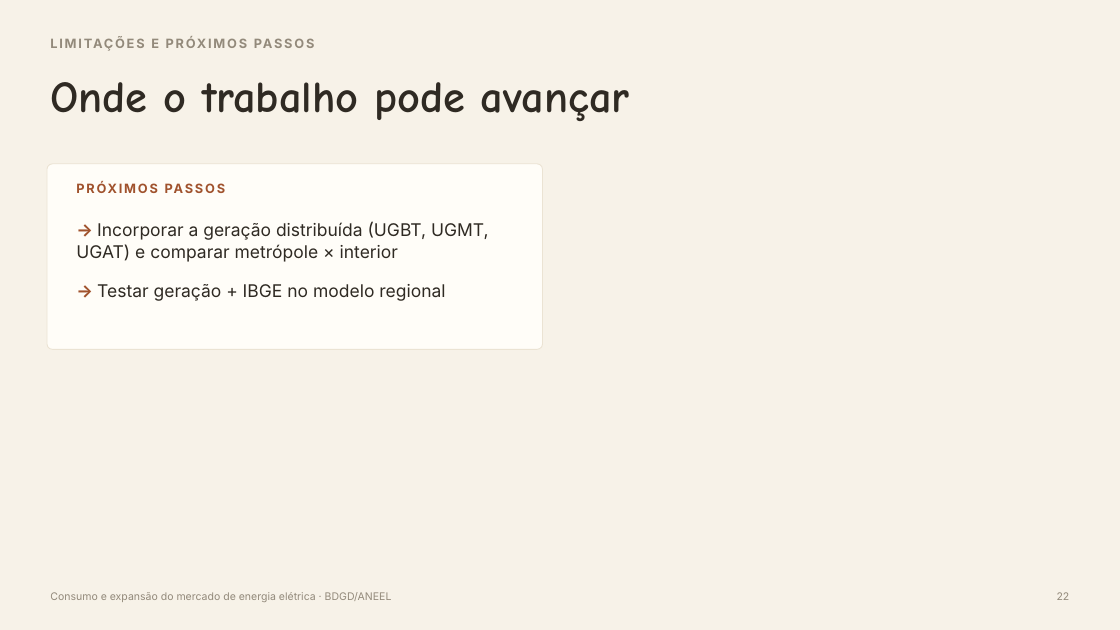
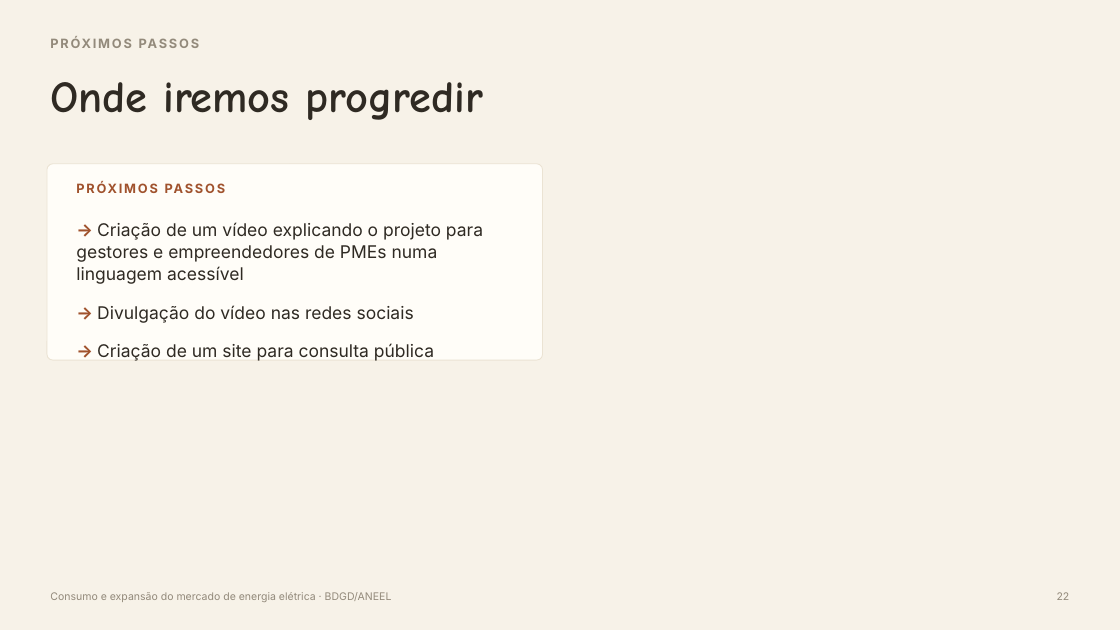
Before and after one commit to lucas-men-nobrega/TCC_projeto, a slide deck: slide 21 of apresentacao/Apresentacao_TCC_v2.pptx (slide 22 before the commit). Drawn at 1120x630 pixels with LibreOffice and Linux fonts; fonts in the diff are those of the drawing. Boxes give left, top, right and bottom in pixels: in the first picture for what was removed or moved away, otherwise in the second. Text is boxed around its words. In the diff, an @@ line names an element or a change of style, - is before the commit and + after.

```diff
--- a/apresentacao/Apresentacao_TCC_v2.pptx
+++ b/apresentacao/Apresentacao_TCC_v2.pptx
@@ text at [127, 39, 135, 48]: text changed @@
-LIMITAÇÕES E PRÓXIMOS PASSOS
+PRÓXIMOS PASSOS
@@ text at [50, 82, 483, 120]: text changed @@
-Onde o trabalho pode avançar
+Onde iremos progredir
@@ rounded rectangle: place and size @@
-rounded rectangle at [47, 164, 543, 350]
+rounded rectangle at [47, 164, 543, 360]
@@ text at [76, 222, 483, 361]: text changed @@
-→ Incorporar a geração distribuída (UGBT, UGMT, UGAT) e comparar metrópole × interior
-→ Testar geração + IBGE no modelo regional
+→ Criação de um vídeo explicando o projeto para gestores e empreendedores de PMEs numa linguagem acessível
+→ Divulgação do vídeo nas redes sociais
+→ Criação de um site para consulta pública
```
Also in this commit, not shown: 16 other slides changed, 2 slides added, 3 slides removed, 4 other files.
